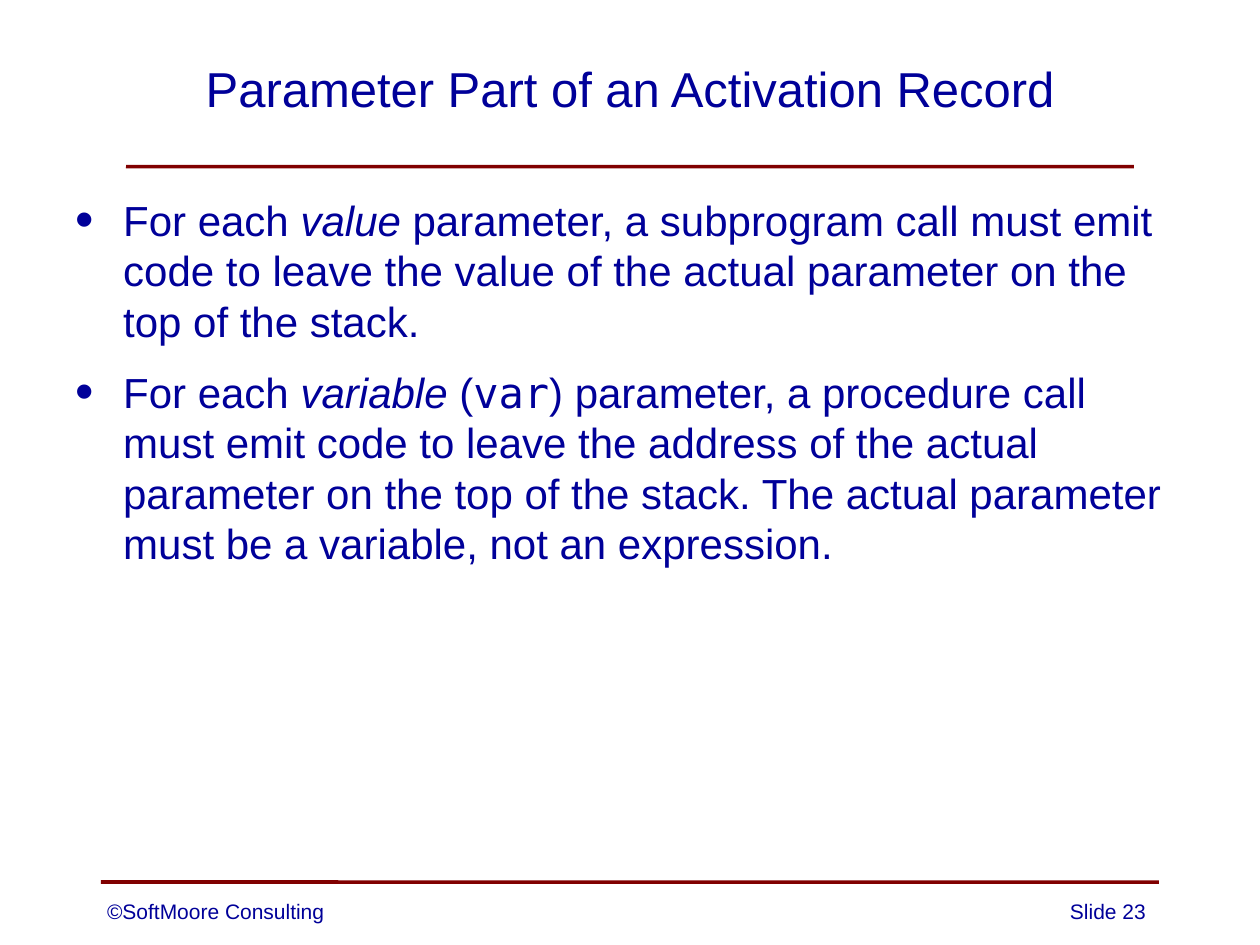
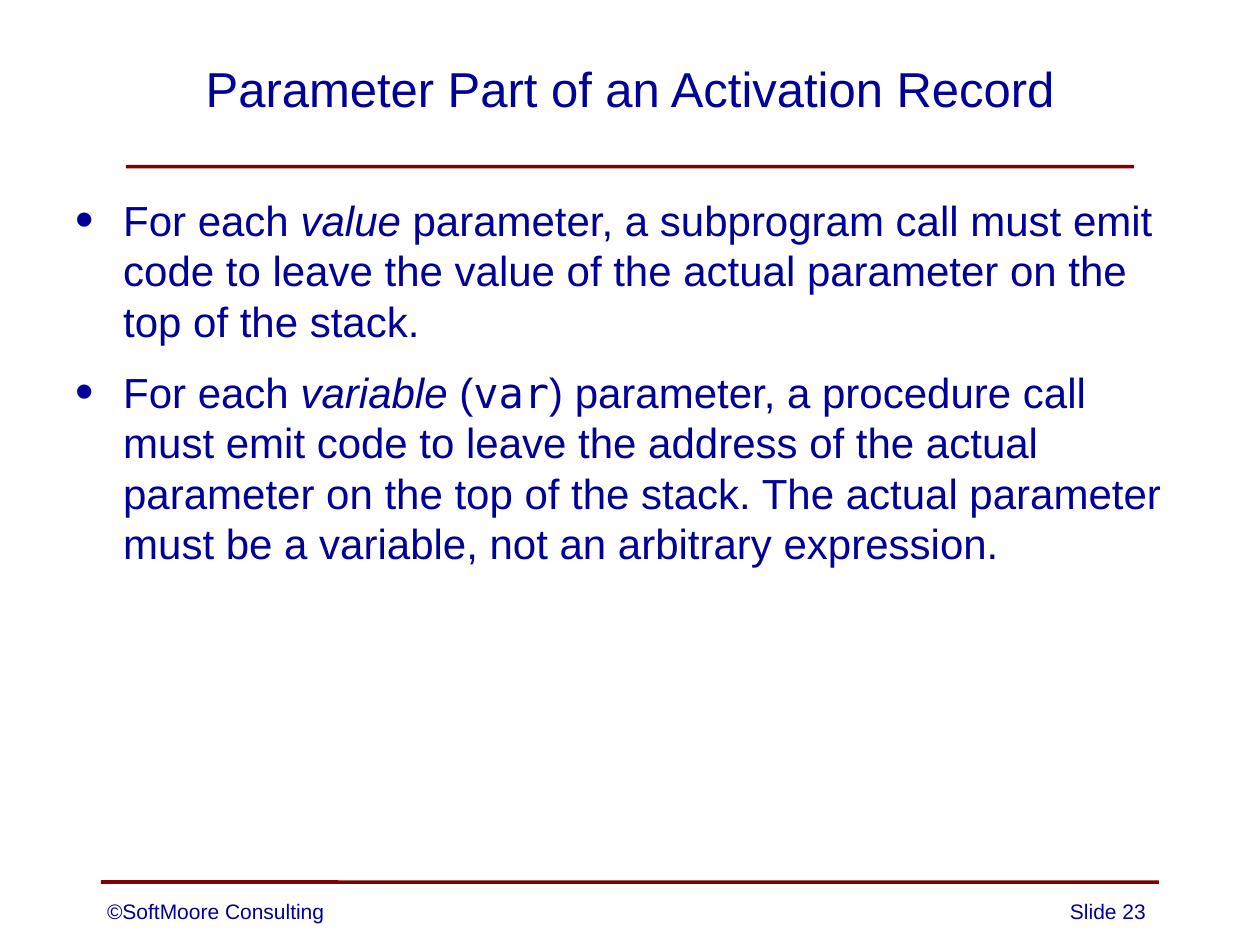
Before and after one commit to SoftMoore/CPRL-Kt-2nd, a slide deck: slide 23 of PowerPoints/13 - Subprograms.pptx. Drawn at 1260x945 pixels with LibreOffice and Linux fonts; fonts in the diff are those of the drawing. Boxes give left, top, right and bottom in pixels: in the first picture for what was removed or moved away, otherwise in the second. Text is boxed around its words. In the diff, an @@ line names an element or a change of style, - is before the commit and + after.

```diff
--- a/PowerPoints/13 - Subprograms.pptx
+++ b/PowerPoints/13 - Subprograms.pptx
@@ text at [123,377,1160,568]: text changed @@
-• For each variable (var) parameter, a procedure call must emit code to leave the address of the actual parameter on the top of the stack. The actual parameter must be a variable, not an expression.
+• For each variable (var) parameter, a procedure call must emit code to leave the address of the actual parameter on the top of the stack. The actual parameter must be a variable, not an arbitrary expression.
```
Also in this commit, not shown: 12 other slides changed, 9 other files.
